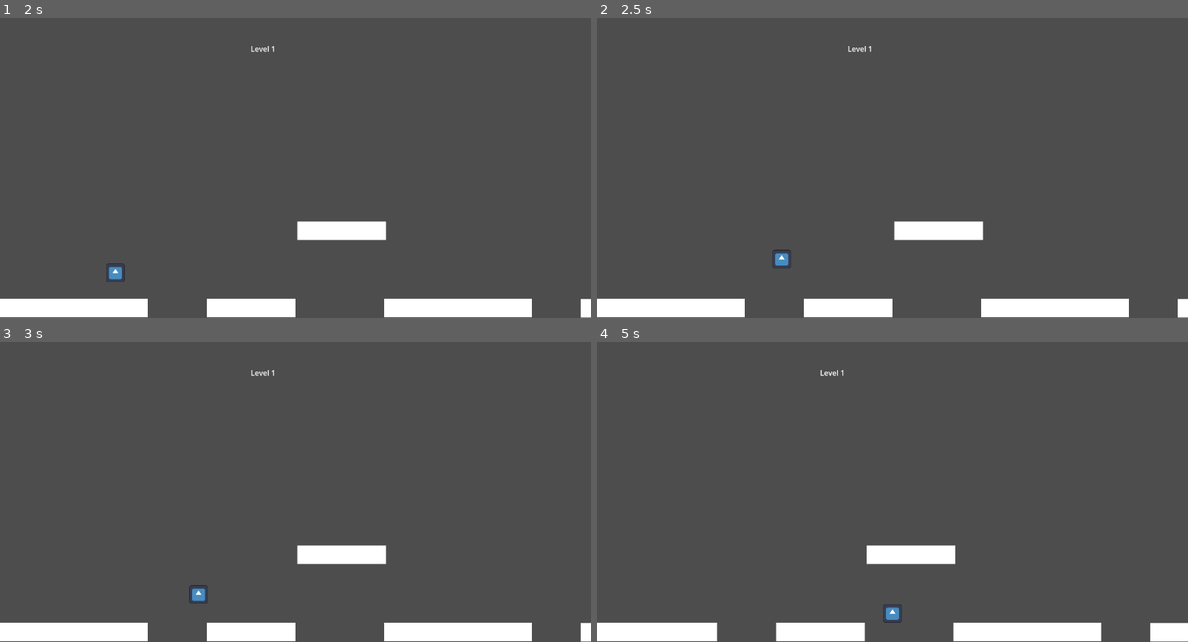
Above: before the commit, frames 1-4 (two rows, left to right).
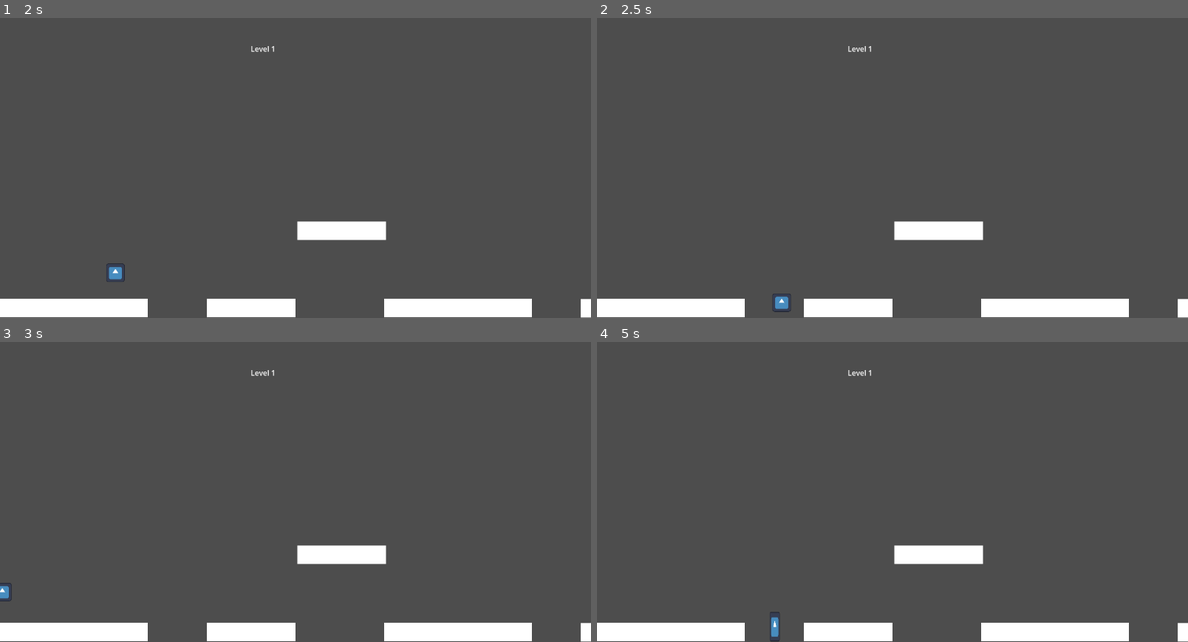
Above: after the commit, the same moments.

Repository: rota99/PizzaJam0425
Game: Godot game, scene res://Scenes/mainPage.tscn
Same seed, same stepped clock (60 frames per second), same inputs: the game is played once before the commit and once after it. The engine's default icon, where the game draws it, is replaced by a stand-in: a white triangle on a blue panel in a dark square.
Inputs:
- Up to frame 1 (2 s): click "Start" at 0.5 s; tap Enter (ui_accept) at 1.25, 1.52 s; hold Right (ui_right) from 1.28 s (still down)
- Up to frame 2 (2.5 s): keep holding Right (ui_right); tap Enter (ui_accept) at 2.27 s
- Up to frame 3 (3 s): release Right (ui_right) at 2.78 s; hold Left (ui_left) from 2.78 s (still down)
- Up to frame 4 (5 s): release Left (ui_left) at 3.53 s; hold Right (ui_right) from 3.53 s (still down); tap Enter (ui_accept) at 3.77, 4.52 s

Frame 1 is identical in both runs. In frame 2, 0.2% of the frame differs, in the area x 29-33%, y 77-99%; in frame 3, 0.2%; in frame 4, 2.6%, in the area x 20-99%, y 9-100%.

Commit message:
Pesce fatto
creato pesce con collisioni e riavvio del livello

Diff:
--- /dev/null
+++ b/project/Enemy/fish.gd
@@ -0,0 +1,47 @@
+extends Node2D
+
+##################################################################
+#Variabili
+##################################################################
+
+@export var jump_height: float = 200.0
+@export var jump_duration: float = 1.0
+@export var delay_between_jumps: float = 2.0
+
+var start_position: Vector2
+var time_passed: float = 0.0
+var jumping: bool = false # Indica se il pesce sta saltando in questo momento
+
+##################################################################
+#FUNZIONI#
+##################################################################
+
+func _ready():
+	start_position = position
+	start_jump_timer()
+
+# Aspetta un po' e poi fa partire il salto
+func start_jump_timer():
+	jumping = false
+	time_passed = 0.0
+	await get_tree().create_timer(delay_between_jumps).timeout
+	jumping = true
+
+# Movimento verticale del pesce
+func _process(delta):
+	if jumping:
+		time_passed += delta
+		var t = time_passed / jump_duration
+
+		if t > 1.0:
+			position = start_position
+			start_jump_timer()
+		else:
+			# Parabola: simula un salto su e giù
+			var height = -4 * jump_height * t * (t - 1)
+			position.y = start_position.y - height
+
+
+func _on_body_entered(body: Node2D) -> void:
+	if body.name == "Mainchar":
+		get_tree().reload_current_scene()
--- /dev/null
+++ b/project/Enemy/fish.tscn
@@ -0,0 +1,21 @@
+[gd_scene load_steps=4 format=3 uid="uid://bebqpm036wicg"]
+
+[ext_resource type="Script" path="res://Enemy/fish.gd" id="1_xjw66"]
+[ext_resource type="Texture2D" uid="uid://d2ugkqhimkd8m" path="res://icon.svg" id="2_1vtvv"]
+
+[sub_resource type="RectangleShape2D" id="RectangleShape2D_3tlqx"]
+size = Vector2(20, 60)
+
+[node name="Fish" type="Area2D"]
+script = ExtResource("1_xjw66")
+
+[node name="Sprite2D" type="Sprite2D" parent="."]
+scale = Vector2(0.171875, 0.5)
+texture = ExtResource("2_1vtvv")
+
+[node name="CollisionShape2D" type="CollisionShape2D" parent="."]
+shape = SubResource("RectangleShape2D_3tlqx")
+
+[node name="Timer" type="Timer" parent="."]
+
+[connection signal="body_entered" from="." to="." method="_on_body_entered"]
--- a/project/Scenes/Level1.tscn
+++ b/project/Scenes/Level1.tscn
@@ -1,10 +1,11 @@
-[gd_scene load_steps=6 format=3 uid="uid://bkvw1d0kv53b6"]
+[gd_scene load_steps=7 format=3 uid="uid://bkvw1d0kv53b6"]
 
 [ext_resource type="Texture2D" uid="uid://d2ugkqhimkd8m" path="res://icon.svg" id="1_2llne"]
 [ext_resource type="Script" path="res://Scripts/CharacterMovement.gd" id="1_q12u6"]
+[ext_resource type="PackedScene" uid="uid://bebqpm036wicg" path="res://Enemy/fish.tscn" id="3_5pbgr"]
 
 [sub_resource type="RectangleShape2D" id="RectangleShape2D_q12u6"]
-size = Vector2(1573, 40)
+size = Vector2(323, 40)
 
 [sub_resource type="CircleShape2D" id="CircleShape2D_joc8x"]
 radius = 64.0799
@@ -53,25 +54,25 @@
 offset_bottom = 649.0
 
 [node name="CollisionShape2D" type="CollisionShape2D" parent="StaticBody2D"]
-position = Vector2(786.5, 628)
+position = Vector2(161.5, 628)
 shape = SubResource("RectangleShape2D_q12u6")
 
-[node name="CharacterBody2D" type="CharacterBody2D" parent="."]
+[node name="Mainchar" type="CharacterBody2D" parent="."]
 script = ExtResource("1_q12u6")
 
-[node name="Sprite2D" type="Sprite2D" parent="CharacterBody2D"]
+[node name="Sprite2D" type="Sprite2D" parent="Mainchar"]
 position = Vector2(40, 536)
 scale = Vector2(0.3125, 0.3125)
 texture = ExtResource("1_2llne")
 
-[node name="Camera2D" type="Camera2D" parent="CharacterBody2D/Sprite2D"]
+[node name="Camera2D" type="Camera2D" parent="Mainchar/Sprite2D"]
 scale = Vector2(3.2, 3.2)
 limit_left = 0
 limit_top = 0
 limit_bottom = 650
 limit_smoothed = true
 
-[node name="CollisionShape2D" type="CollisionShape2D" parent="CharacterBody2D"]
+[node name="CollisionShape2D" type="CollisionShape2D" parent="Mainchar"]
 position = Vector2(40, 536)
 scale = Vector2(0.3125, 0.3125)
 shape = SubResource("CircleShape2D_joc8x")
@@ -79,7 +80,12 @@
 [node name="FallZone" type="Area2D" parent="."]
 
 [node name="CollisionShape2D" type="CollisionShape2D" parent="FallZone"]
-position = Vector2(857, 698)
+position = Vector2(856, 792)
 shape = SubResource("RectangleShape2D_idt5v")
 
-[connection signal="body_entered" from="FallZone" to="CharacterBody2D" method="_on_fall_zone_body_entered"]
+[node name="Fish" type="Node2D" parent="."]
+
+[node name="Fish" parent="Fish" instance=ExtResource("3_5pbgr")]
+position = Vector2(385, 699)
+
+[connection signal="body_entered" from="FallZone" to="Mainchar" method="_on_fall_zone_body_entered"]
--- /dev/null
+++ b/project/fish.gd
@@ -0,0 +1,11 @@
+extends CharacterBody2D
+
+@export var speed = Vector2()
+# Called when the node enters the scene tree for the first time.
+func _ready() -> void:
+	pass # Replace with function body.
+
+
+func _physics_process(delta: float) -> void:
+	speed.y -= 100
+	speed.x += 100
